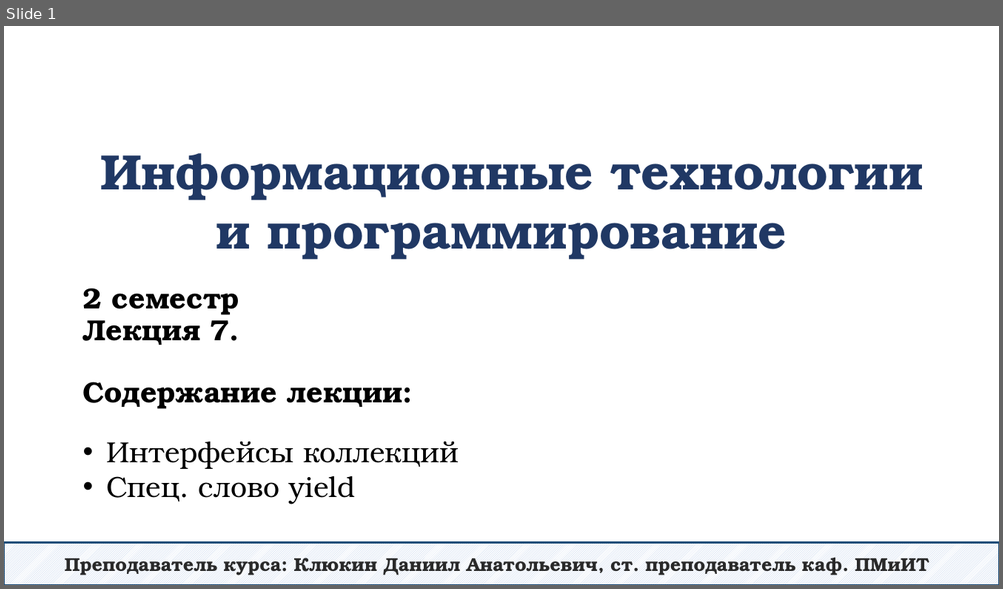
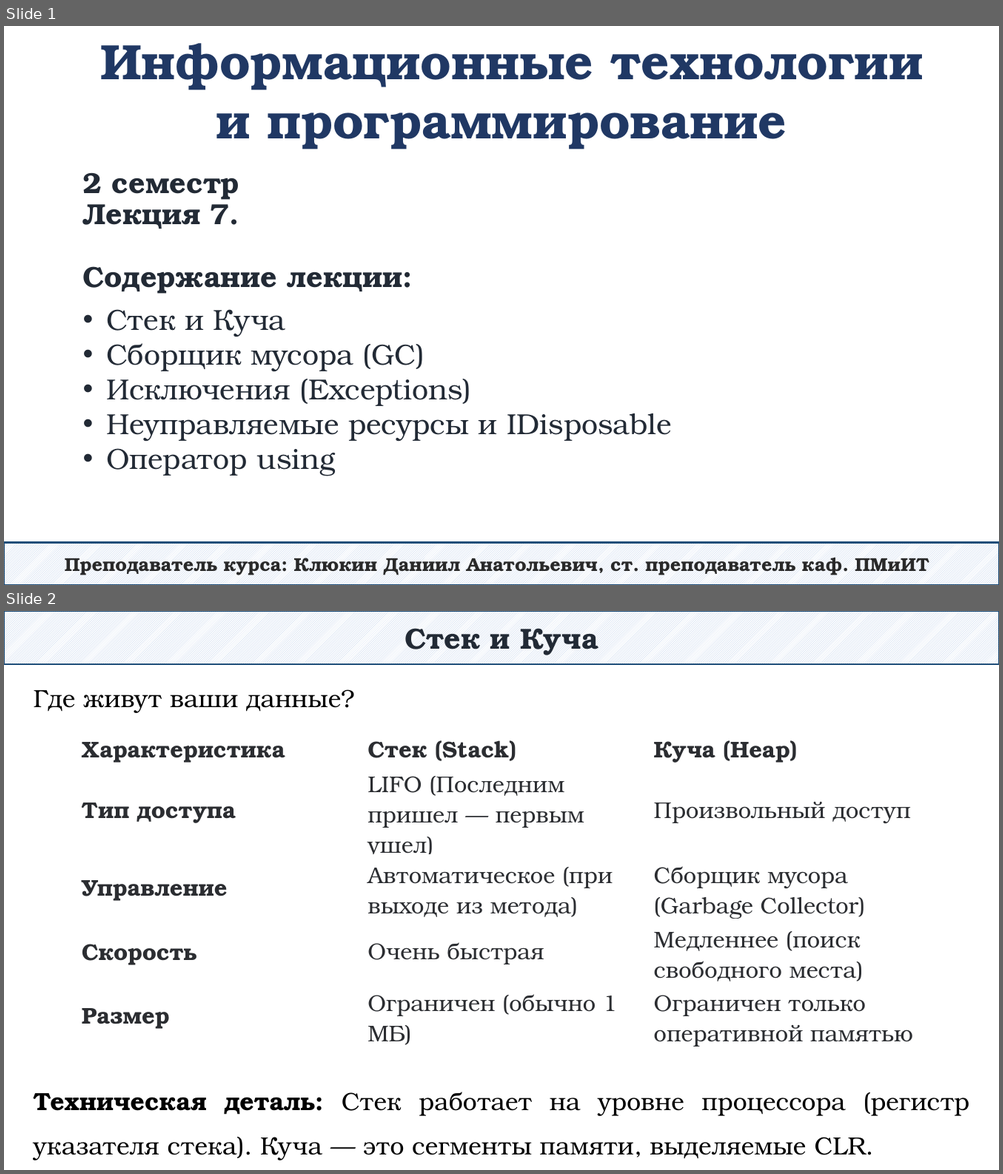
Before and after one commit to DaniilKlyukin/ITiP-2, a slide deck: Лекции/ИТиП 2 лек 7.pptx. Shown one above the other, each under a label of ours: slide 1 before the commit, slides 1 and 2 after it. The pictures are 1003x589 and 1003x1174 pixels, drawn with LibreOffice and Linux fonts; fonts in the diff are those of the drawing. Boxes give left, top, right and bottom in pixels: in the first picture for what was removed or moved away, otherwise in the second. Text is boxed around its words. In the diff, an @@ line names an element or a change of style, - is before the commit and + after.

```diff
--- a/Лекции/ИТиП 2 лек 7.pptx
+++ b/Лекции/ИТиП 2 лек 7.pptx
@@ slide 2 added at (x1=4, y1=611, x2=999, y2=1170), background #FFFFFF @@
@@ rectangle added at (x1=4, y1=611, x2=999, y2=665), fill pattern #B4C7E7 on #FFFFFF, outline #1F4E79 1.25 pt, 28 pt, text #222A35, bold @@
+Стек и Куча
@@ text added at (x1=34, y1=690, x2=970, y2=1161), 24 pt, text #000000 @@
+Где живут ваши данные?
+Техническая деталь: Стек работает на уровне процессора (регистр указателя стека). Куча — это сегменты памяти, выделяемые CLR.
@@ table added at (x1=73, y1=726, x2=930, y2=1050), 5 rows, 3 columns @@
+Характеристика | Стек (Stack) | Куча (Heap)
+Тип доступа | LIFO (Последним пришел — первым ушел) | Произвольный доступ
+Управление | Автоматическое (при выходе из метода) | Сборщик мусора (Garbage Collector)
+Скорость | Очень быстрая | Медленнее (поиск свободного места)
+Размер | Ограничен (обычно 1 МБ) | Ограничен только оперативной памятью
@@ slide 1 changed as well @@
@@ text "Информационные технологии и программирование" moved from (x1=100, y1=153, x2=922, y2=260) to (x1=100, y1=43, x2=922, y2=150) @@
@@ title "2 семестр Лекция 7. Содержание ..." moved from (x1=83, y1=288, x2=403, y2=409) to (x1=83, y1=173, x2=403, y2=294) @@
@@ title "2 семестр Лекция 7. Содержание ..." at (x1=83, y1=173, x2=403, y2=294): text colour #000000 to #222A35 @@
@@ text at (x1=106, y1=309, x2=671, y2=477): text changed; text colour #000000 to #222A35 @@
-• Интерфейсы коллекций
-• Спец. слово yield
+• Стек и Куча
+• Сборщик мусора (GC)
+• Исключения (Exceptions)
+• Неуправляемые ресурсы и IDisposable
+• Оператор using
```
Also in this commit, not shown: 38 other slides added, 19 slides removed, 6 other files.
